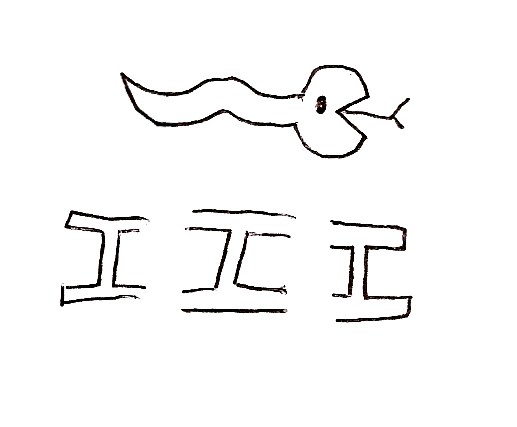
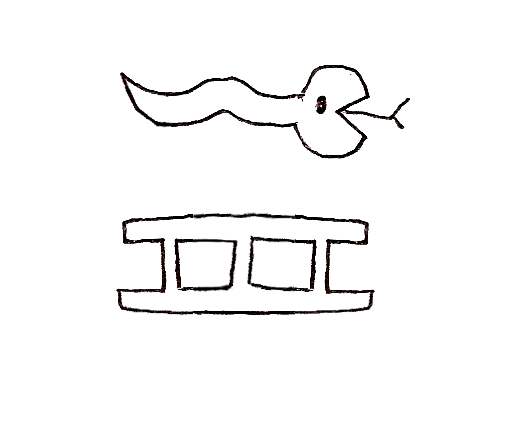
The second (517, 427) image is a revision of the first. Changes to its layers:
added layer "laddertail" above "ladderhead" over bbox(112, 210, 193, 316)
added layer "ladderhead" above "ladderbody" over bbox(295, 214, 379, 319)
renamed "Background copy" to "ladderbody", painted on it over bbox(60, 209, 413, 323)
